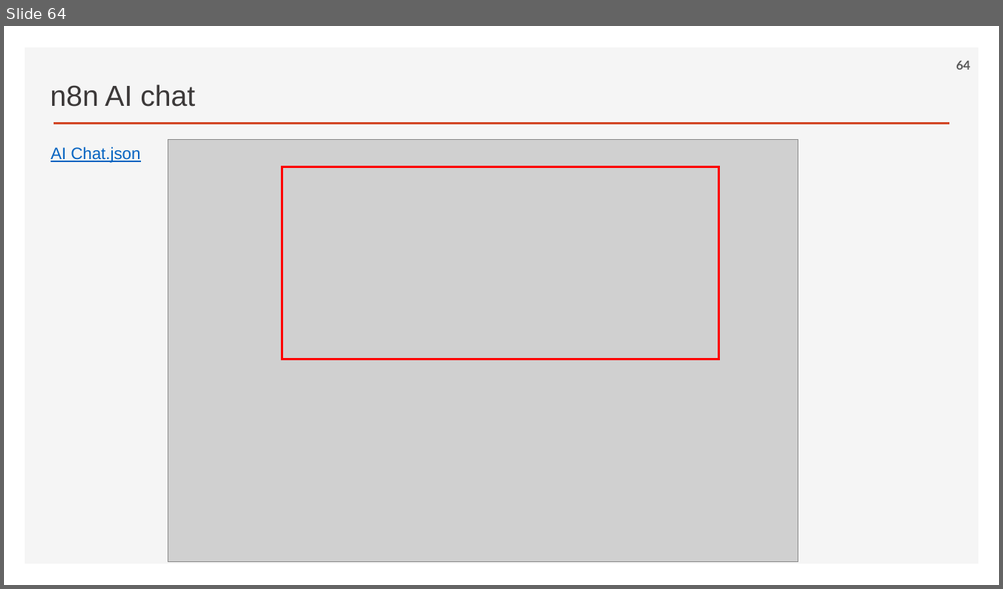
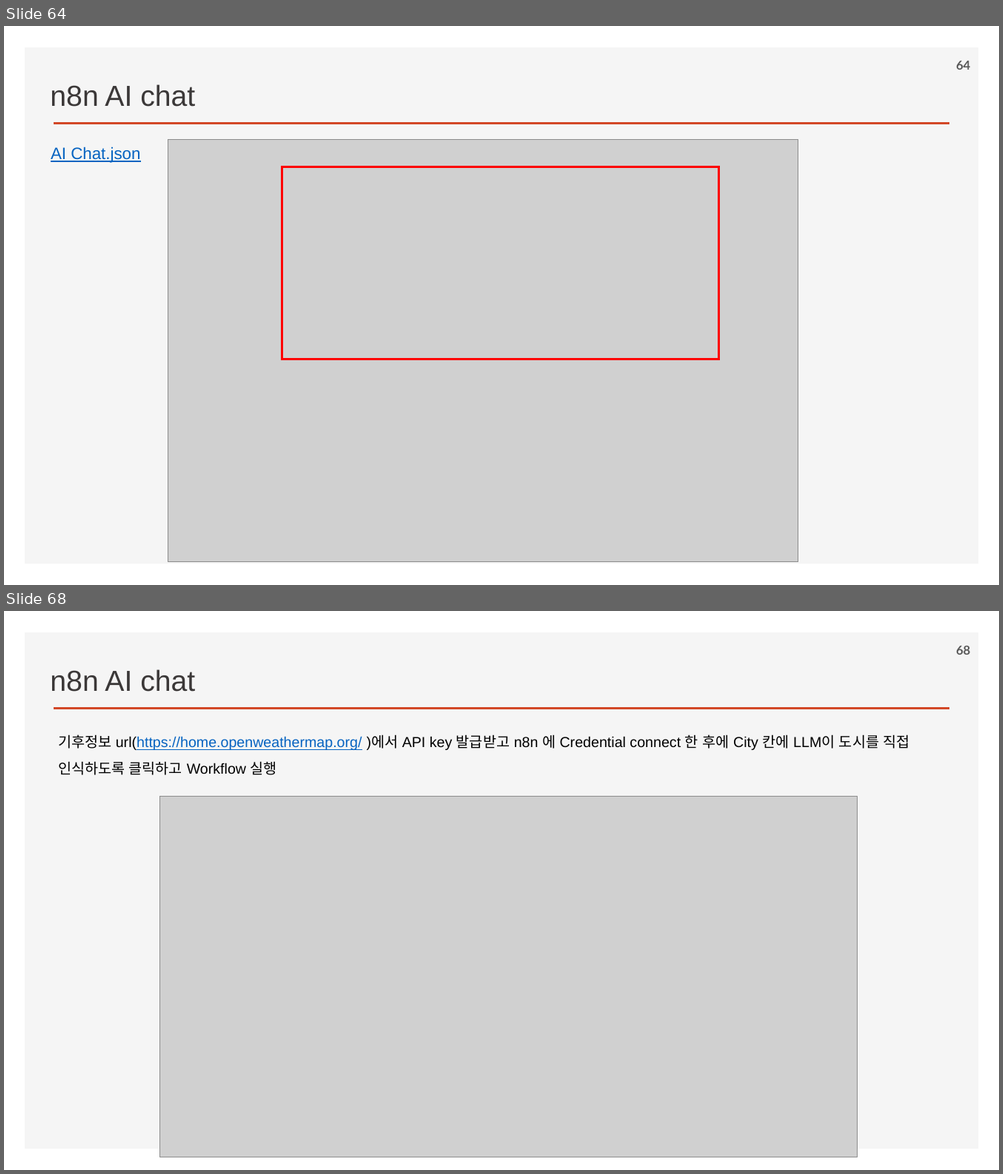
Before and after one commit to ancestor9/2026_Fall_AI-Workflow, a slide deck: PPTs/02_AI Workflow_n8n.pptx. Shown one above the other, each under a label of ours: slide 64 before the commit, slides 64 and 68 after it; the slides between them are not shown. The pictures are 1003x589 and 1003x1174 pixels, drawn with LibreOffice and Linux fonts; fonts in the diff are those of the drawing; grey boxes stand for pictures; background and template pictures are left out. Boxes give left, top, right and bottom in pixels: in the first picture for what was removed or moved away, otherwise in the second. Text is boxed around its words. In the diff, an @@ line names an element or a change of style, - is before the commit and + after.

```diff
--- a/PPTs/02_AI Workflow_n8n.pptx
+++ b/PPTs/02_AI Workflow_n8n.pptx
@@ slide 68 added at (x1=4, y1=611, x2=999, y2=1170), background #FFFFFF; not listed: 2 template elements that a slide beside it also shows @@
@@ page number added at (x1=956, y1=646, x2=970, y2=655), 12 pt, text #595959, bold @@
+68
@@ text added at (x1=50, y1=669, x2=195, y2=692), 28 pt, text #3B3838 @@
+n8n AI chat
@@ text added at (x1=58, y1=735, x2=910, y2=775), 14 pt, text #000000 @@
+기후정보 url(https://home.openweathermap.org/ )에서 API key 발급받고 n8n 에 Credential connect 한 후에 City 칸에 LLM이 도시를 직접 인식하도록 클릭하고 Workflow 실행
@@ picture added at (x1=160, y1=797, x2=856, y2=1158) @@
```
Also in this commit, not shown: 1 slide changed, 4 other slides added.
